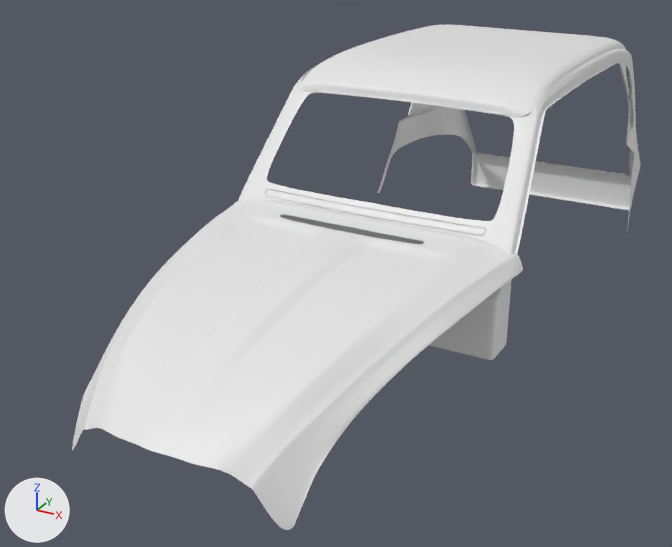
Two versions of the Blender file assets/Car_Zhian.blend, one commit apart.
Both versions are drawn from a camera (50 mm lens) standing at (143.0, -342.0, 212.0) and looking at (-28.0, -31.0, 57.0). The lights are fixed; the arrows at lower left show +X, +Y and +Z.

Names of what the first picture shows: 'Hood', 'Main', 'Roof'.
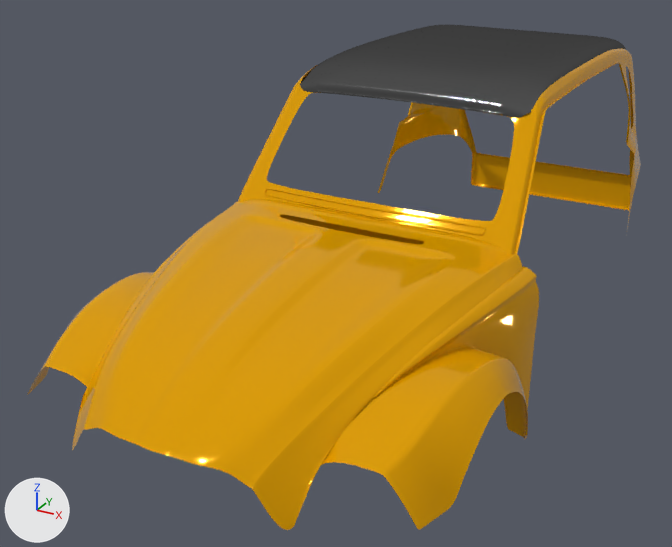
Where the newer file only moved an object's origin or applied its transform, the numbers keep the older frame.

Boxes [x1, y1, x2, y2] around the edits, measured in the pictures (672 x 547 px):
'Hood', recoloured: [72, 199, 523, 530] in both
'Plane.001', added: after [27, 272, 528, 530]
'Main', recoloured: [238, 49, 641, 360] in both
'Roof', recoloured (white to grey): [300, 25, 626, 118] in both
'Plane', added: after [119, 222, 539, 413]

Edits to the bpy script that builds the scene:
```text
Add mat_body:
    mat_body = principled_material('Body')
    mat_body.base_color = (0.8, 0.378, 0.0)  # yellow #e7a500
    mat_body.metallic = 0.222
    mat_body.roughness = 0.0502
    mat_body.specular_ior_level = 0.127
Add mat_steel:
    mat_steel = principled_material('Steel')
    mat_steel.base_color = (0.0, 0.0, 0.0)  # black #000000
    mat_steel.roughness = 0.0735
    mat_steel.ior = 0.0
    mat_steel.specular_ior_level = 0.0
    mat_steel.transmission_weight = 0.151
Change me_plane_001:
    where me_plane_001.from_pydata(...)  # 144 vertices, 122 faces; spans x -48.0..48.0, y -27.0..124.0, z 152.0..167.0
    add me_plane_001.materials.append(mat_steel)  # black #000000
Change me_plane_002:
    where me_plane_002.from_pydata(...)  # 476 vertices, 415 faces, 1 loose edge; spans x -120.0..120.0, y -110.0..142.0, z 106.0..194.0
    add me_plane_002.materials.append(mat_body)  # yellow #e7a500
Change me_plan_007:
    where me_plan_007.from_pydata(...)  # 1090 vertices, 927 faces, 4 loose edges; spans x -2.04..2.04, y -5.71..2.24, z -0.08..3.26
    add me_plan_007.materials.append(mat_body)  # yellow #e7a500
Add me_plane_003:
    me_plane_003.from_pydata(...)  # 440 vertices, 378 faces; spans x -74.4..74.4, y -163.3..-72.4, z 33.0..80.9
    me_plane_003.polygons.foreach_set('use_smooth', [True] * 378)
    me_plane_003.materials.append(mat_body)  # yellow #e7a500
Add me_plane:
    me_plane.from_pydata(...)  # 238 vertices, 188 faces; spans x -65.8..65.8, y -142.6..-57.3, z 32.8..88.4
    me_plane.polygons.foreach_set('use_smooth', [True] * 188)
    me_plane.materials.append(mat_body)  # yellow #e7a500
Add ob_plane_001:
    ob_plane_001 = bpy.data.objects.new('Plane.001', me_plane_003)
    ob_plane_001.location = (0.0, 0.0, 0.0)
    _m = ob_plane_001.modifiers.new('Subdivision', 'SUBSURF')
    _m.levels = 2
Add ob_plane:
    ob_plane = bpy.data.objects.new('Plane', me_plane)
    ob_plane.location = (0.0, 0.0, 0.0)
    _m = ob_plane.modifiers.new('Subdivision', 'SUBSURF')
    _m.levels = 2
```
